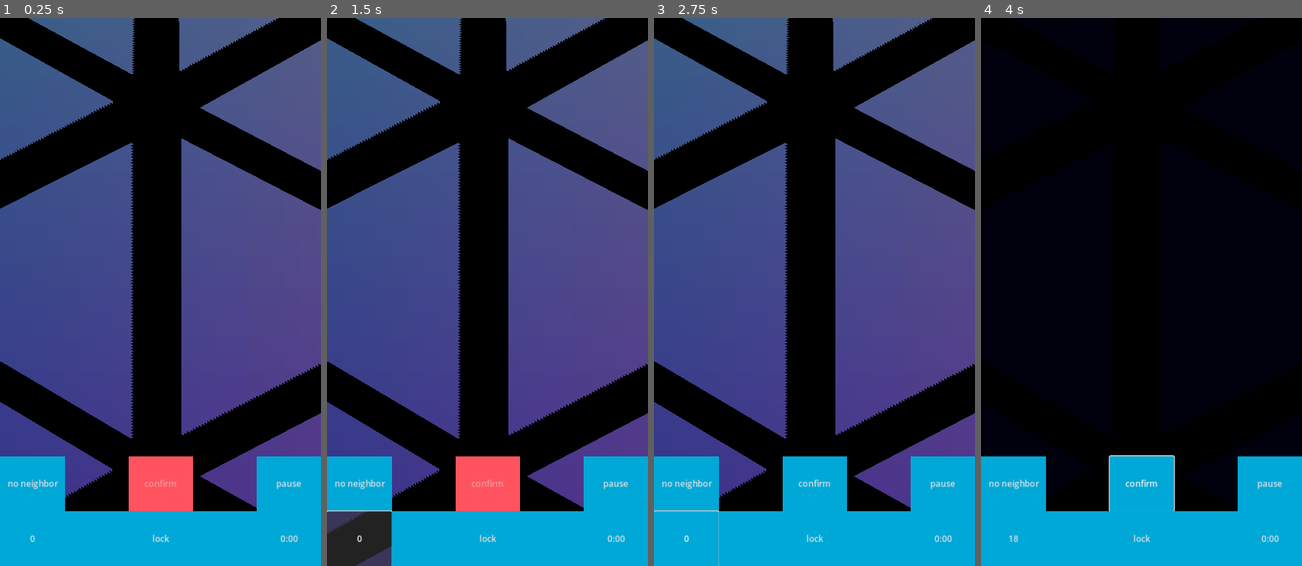
Above: before the commit, frames 1-4 (left to right).
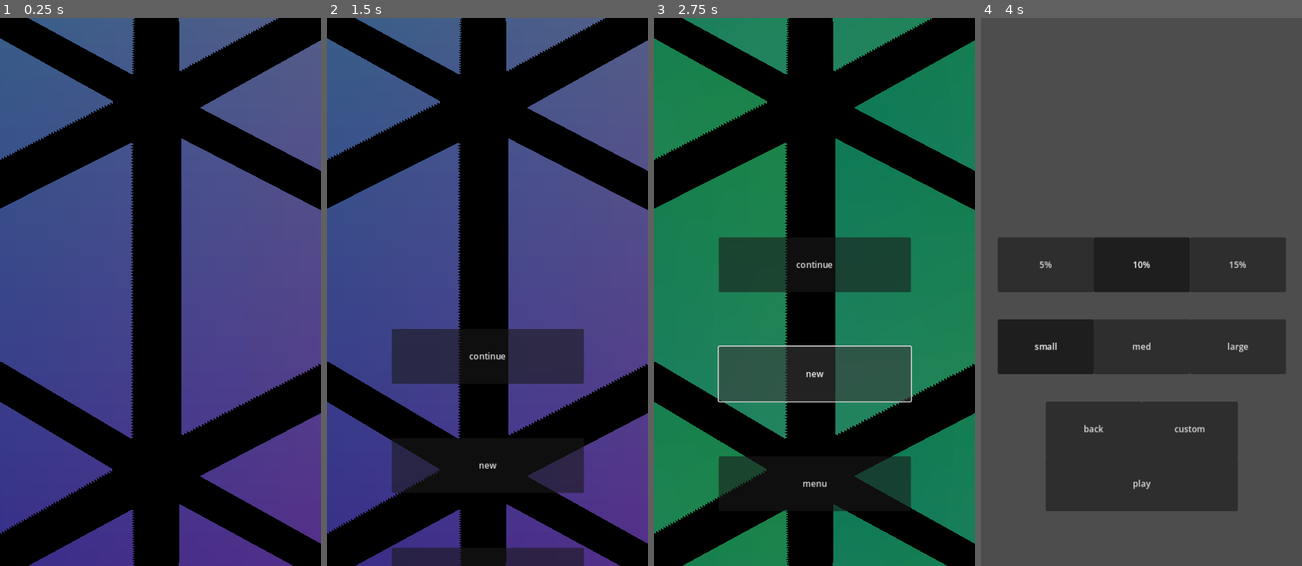
Above: after the commit, the same moments.

Repository: WalynC/sphereSweeperGodot
Game: Godot game, scene res://game.tscn
The game is run twice, just before and just after one commit, with the same random seed, the same clock (stepped at 60 frames per second) and the same inputs.
Inputs (mouse positions are in pixels of both pictures, inside the frame that each line leads up to):
- Up to frame 1 (0.25 s): no input
- Up to frame 2 (1.5 s): click "pause" at 0.5 s; click (359, 538) at 1.25 s, where only the run before the commit has a clickable "0"
- Up to frame 3 (2.75 s): click (814, 374) at 2 s, where only the run after the commit has a clickable "new"
- Up to frame 4 (4 s): click (1141, 483) at 2.75 s, where only the run before the commit has a clickable "confirm"; click (1141, 264) at 3.5 s, where only the run after the commit has a clickable "new"

The runs differ from the first frame. In frame 1, 16% of the frame differs, in the area x 0-100%, y 80-100%; in frame 2, 22%; in frame 3, 68%; in frame 4, 100%, in the area x 0-100%, y 0-100%.

Commit message:
Added UI transitions to game scene

Diff:
--- a/GameUI.gd
+++ b/GameUI.gd
@@ -7,14 +7,19 @@
 @export var gm : GameManager
 @export var controls : Controls
 
+@export var pauseScreen : Control
+
 var useMines = false
 var secondsOnly = false
 
+signal pause_game()
+
 func _ready():
 	confirmButton.visible = controls.confirmSelect == 2
+	enter_screen()
 
 # Called every frame. 'delta' is the elapsed time since the previous frame.
-func _process(delta):
+func _process(_delta):
 	#display time
 	if (secondsOnly):
 		timerButton.text = str(GameTimer.elapsed as int)
@@ -36,8 +41,19 @@
 	#change confirm button behavior
 	confirmButton.disabled = controls.previousTriangleHit == -1
 
+func enter_screen():
+	gm.paused = false
+	var tween = create_tween()
+	tween.tween_property(self, "position", Vector2(0,0),.5)
+
+func exit_screen():
+	gm.paused = true
+	var tween = create_tween()
+	tween.tween_property(self, "position", Vector2(0,1024),.5)
+	return tween
+
 func pause():
-	gm.paused = true
+	exit_screen().tween_callback(pauseScreen.enter_screen)
 
 func confirm():
 	controls.Confirm()
--- a/LoseScreen.gd
+++ b/LoseScreen.gd
@@ -4,20 +4,30 @@
 signal restart_button()
 signal continue_button()
 @export var gm:GameManager
+@export var gameUI:Control
 
 func _ready():
-	hide()
 	gm.loseEvent.connect(lose)
 
 func lose():
-	show()
+	gameUI.exit_screen().tween_callback(enter_screen)
+
+func enter_screen():
+	var tween = create_tween()
+	tween.tween_property(self, "position", Vector2(0,0),.5)
 
 func _restart_pressed():
 	emit_signal("restart_button")
+	var tween = create_tween()
+	tween.tween_property(self, "position", Vector2(0,1024),.5)
+	tween.tween_callback(gameUI.enter_screen)
 
 func _continue_pressed():
 	gm.paused = false
 	emit_signal("continue_button")
+	var tween = create_tween()
+	tween.tween_property(self, "position", Vector2(0,1024),.5)
+	tween.tween_callback(gameUI.enter_screen)
 
 func _menu_pressed():
 	get_tree().change_scene_to_file("res://menu_scene.tscn")
--- a/PauseMenu.gd
+++ b/PauseMenu.gd
@@ -2,11 +2,9 @@
 
 @export var gm : GameManager
 
+@export var gameUI : Control
+
 signal new_game()
-signal unpause_game()
-# Called when the node enters the scene tree for the first time.
-func _ready():
-	hide()
 
 func _on_new_game_pressed():
 	emit_signal("new_game")
@@ -18,5 +16,10 @@
 	get_tree().change_scene_to_file("res://menu_scene.tscn")
 
 func unpause():
-	gm.paused = false
-	emit_signal("unpause_game")
+	var tween = create_tween()
+	tween.tween_property(self, "position", Vector2(0,1024),.5)
+	tween.tween_callback(gameUI.enter_screen)
+
+func enter_screen():
+	var tween = create_tween()
+	tween.tween_property(self, "position", Vector2(0,0),.5)
--- a/WinScreen.gd
+++ b/WinScreen.gd
@@ -7,16 +7,24 @@
 @export var time:RichTextLabel
 @export var bombs:RichTextLabel
 
+@export var gameUI:Control
+
 func _ready():
-	hide()
 	gm.winEvent.connect(win)
 
 func win():
-	show()
+	gameUI.exit_screen().tween_callback(enter_screen)
 	bombs.text = "bombs hit: "+str(gm.board.minesHit)
+
+func enter_screen():
+	var tween = create_tween()
+	tween.tween_property(self, "position", Vector2(0,0),.5)
 
 func _again_pressed():
 	emit_signal("again_button")
+	var tween = create_tween()
+	tween.tween_property(self, "position", Vector2(0,1024),.5)
+	tween.tween_callback(gameUI.enter_screen)
 
 func _menu_pressed():
 	get_tree().change_scene_to_file("res://menu_scene.tscn")
--- a/game.tscn
+++ b/game.tscn
@@ -66,18 +66,30 @@
 gm = NodePath("..")
 pivot = NodePath("../Node3D")
 
-[node name="lose_screen" parent="." node_paths=PackedStringArray("gm") instance=ExtResource("5_lbl5g")]
+[node name="lose_screen" parent="." node_paths=PackedStringArray("gm", "gameUI") instance=ExtResource("5_lbl5g")]
+offset_top = 1024.0
+offset_bottom = 1024.0
 gm = NodePath("..")
+gameUI = NodePath("../game_ui")
 
-[node name="win_screen" parent="." node_paths=PackedStringArray("gm") instance=ExtResource("6_trc5c")]
+[node name="win_screen" parent="." node_paths=PackedStringArray("gm", "gameUI") instance=ExtResource("6_trc5c")]
+offset_top = 1024.0
+offset_bottom = 1024.0
 gm = NodePath("..")
+gameUI = NodePath("../game_ui")
 
-[node name="game_ui" parent="." node_paths=PackedStringArray("gm", "controls") instance=ExtResource("7_gsk4y")]
+[node name="game_ui" parent="." node_paths=PackedStringArray("gm", "controls", "pauseScreen") instance=ExtResource("7_gsk4y")]
+offset_top = 1024.0
+offset_bottom = 1024.0
 gm = NodePath("..")
 controls = NodePath("../Controls")
+pauseScreen = NodePath("../PauseMenu")
 
-[node name="PauseMenu" parent="." node_paths=PackedStringArray("gm") instance=ExtResource("13_kmv0j")]
+[node name="PauseMenu" parent="." node_paths=PackedStringArray("gm", "gameUI") instance=ExtResource("13_kmv0j")]
+offset_top = 1024.0
+offset_bottom = 1024.0
 gm = NodePath("..")
+gameUI = NodePath("../game_ui")
 
 [node name="Node3D" type="Node3D" parent="."]
 script = ExtResource("6_3j33h")
@@ -91,6 +103,5 @@
 gm = NodePath("..")
 
 [connection signal="restart_button" from="lose_screen" to="." method="reset_game"]
-[connection signal="restart_button" from="lose_screen" to="lose_screen" method="emit_signal" binds= ["continue_button"]]
 [connection signal="again_button" from="win_screen" to="." method="reset_game"]
 [connection signal="new_game" from="PauseMenu" to="." method="reset_game"]
--- a/lose_screen.tscn
+++ b/lose_screen.tscn
@@ -48,7 +48,6 @@
 offset_right = 1.0
 text = "you lose"
 
-[connection signal="continue_button" from="." to="." method="hide"]
 [connection signal="pressed" from="restart" to="." method="_restart_pressed"]
 [connection signal="pressed" from="continue" to="." method="_continue_pressed"]
 [connection signal="pressed" from="menu" to="." method="_menu_pressed"]
--- a/pause_menu.tscn
+++ b/pause_menu.tscn
@@ -39,8 +39,6 @@
 anchor_bottom = 0.5
 text = "continue"
 
-[connection signal="new_game" from="." to="." method="hide"]
-[connection signal="unpause_game" from="." to="." method="hide"]
 [connection signal="pressed" from="menu" to="." method="go_to_main_menu"]
 [connection signal="pressed" from="new" to="." method="_on_new_game_pressed"]
 [connection signal="pressed" from="continue" to="." method="unpause"]
--- a/win_screen.tscn
+++ b/win_screen.tscn
@@ -58,6 +58,5 @@
 anchor_bottom = 0.4
 text = "bombs hit: 0"
 
-[connection signal="again_button" from="." to="." method="hide"]
 [connection signal="pressed" from="play again" to="." method="_again_pressed"]
 [connection signal="pressed" from="menu" to="." method="_menu_pressed"]
